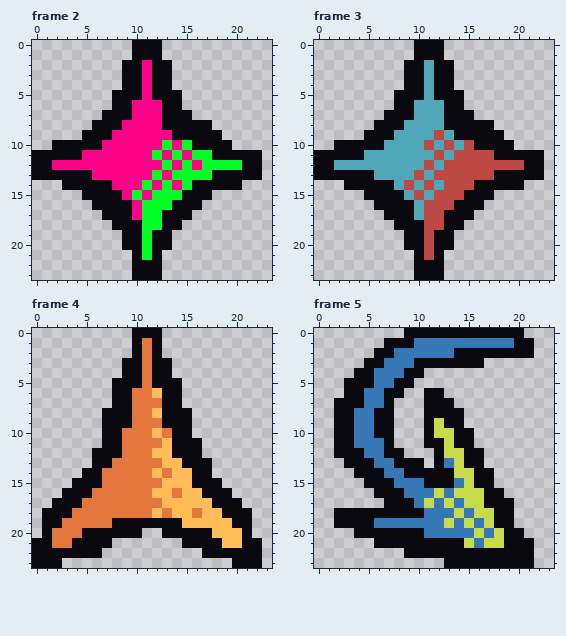
Edited in one commit: pixel-art file (lockdeck/assets/effects/effect template large.aseprite). The picture above is the old version.
24x24 pixels, 13 frames. Shown: frame 2, frame 3, frame 4, frame 5. The commit also changed other frames, which this record leaves out.
Now the later version:
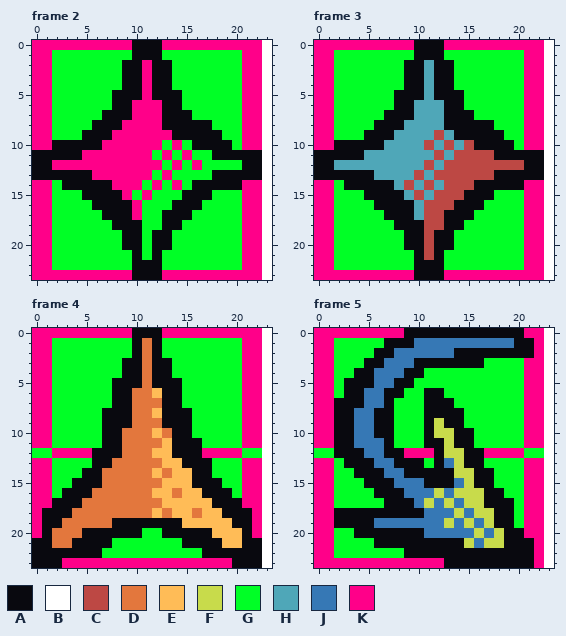
Palette (. is transparent): A #09090f  B #ffffff  C #bd4844  D #e3773d  E #ffbc57  F #c8db4b  G #00ff26  H #4fa7b8  J #3678b5  K #ff0089
From old to new:
layer "size guide" now shown
Frame 2, layer "size guide":
y 0: x 0..9 .......... -> KKKKKKKKKK; x 13..23 ........... -> KKKKKKKKKKB
y 1: x 0..9 .......... -> KKGGGGGGGG; x 13..23 ........... -> GGGGGGGGKKB
y 2..4: x 0..8 ......... -> KKGGGGGGG; x 14..23 .......... -> GGGGGGGKKB
y 5..6: x 0..7 ........ -> KKGGGGGG; x 15..23 ......... -> GGGGGGKKB
y 7: x 0..6 ....... -> KKGGGGG; x 16..23 ........ -> GGGGGKKB
y 8: x 0..5 ...... -> KKGGGG; x 18..23 ...... -> GGGKKB
y 9: x 0..4 ..... -> KKGGG; x 19..23 ..... -> GGKKB
y 10: x 0..1 .. -> KK; x 20..23 .... -> GKKB
y 11..13: x 23 . -> B
y 14: x 0..2 ... -> KKG; x 21..23 ... -> KKB
y 15: x 0..4 ..... -> KKGGG; x 18..23 ...... -> GGGKKB
y 16: x 0..5 ...... -> KKGGGG; x 17..23 ....... -> GGGGKKB
y 17: x 0..6 ....... -> KKGGGGG; x 16..23 ........ -> GGGGGKKB
y 18: x 0..7 ........ -> KKGGGGGG; x 15..23 ......... -> GGGGGGKKB
y 19..20: x 0..8 ......... -> KKGGGGGGG; x 14..23 .......... -> GGGGGGGKKB
y 21..22: x 0..9 .......... -> KKGGGGGGGG; x 13..23 ........... -> GGGGGGGGKKB
y 23: x 0..9 .......... -> KKKKKKKKKK; x 13..23 ........... -> KKKKKKKKKKB
Frame 3, layer "size guide": the same change as frame 2
Frame 4, layer "size guide":
y 0: x 0..9 .......... -> KKKKKKKKKK; x 13..23 ........... -> KKKKKKKKKKB
y 1..2: x 0..9 .......... -> KKGGGGGGGG; x 13..23 ........... -> GGGGGGGGKKB
y 3..4: x 0..8 ......... -> KKGGGGGGG; x 14..23 .......... -> GGGGGGGKKB
y 5..7: x 0..7 ........ -> KKGGGGGG; x 15..23 ......... -> GGGGGGKKB
y 8..10: x 0..6 ....... -> KKGGGGG; x 16..23 ........ -> GGGGGKKB
y 11: x 0..6 ....... -> KKGGGGG; x 17..23 ....... -> GGGGKKB
y 12: x 0..5 ...... -> GGKKKK; x 17..23 ....... -> KKKKGGB
y 13: x 0..5 ...... -> KKGGGG; x 18..23 ...... -> GGGKKB
y 14: x 0..4 ..... -> KKGGG; x 18..23 ...... -> GGGKKB
y 15: x 0..3 .... -> KKGG; x 19..23 ..... -> GGKKB
y 16: x 0..2 ... -> KKG; x 20..23 .... -> GKKB
y 17: x 0..1 .. -> KK; x 21..23 ... -> KKB
y 18..19: x 0 . -> K; x 22..23 .. -> KB
y 20: x 0 . -> K; x 11..12 .. -> GG; x 22..23 .. -> KB
y 21: x 8..14 ....... -> GGGGGGG; x 23 . -> B
y 22: x 7..16 .......... -> GGGGGGGGGG; x 23 . -> B
y 23: x 3..19 ................. -> KKKKKKKKKKKKKKKKK; x 23 . -> B
Frame 5, layer "size guide":
y 0: x 0..8 ......... -> KKKKKKKKK; x 21..23 ... -> KKB
y 1: x 0..6 ....... -> KKGGGGG; x 22..23 .. -> KB
y 2: x 0..5 ...... -> KKGGGG; x 22..23 .. -> KB
y 3: x 0..4 ..... -> KKGGG; x 17..23 ....... -> GGGGKKB
y 4: x 0..3 .... -> KKGG; x 11..23 ............. -> GGGGGGGGGGKKB
y 5: x 0..2 ... -> KKG; x 10..23 .............. -> GGGGGGGGGGGKKB
y 6: x 0..2 ... -> KKG; x 9..10 .. -> GG; x 13..23 ........... -> GGGGGGGGKKB
y 7: x 0..1 .. -> KK; x 8..10 ... -> GGG; x 14..23 .......... -> GGGGGGGKKB
y 8..9: x 0..1 .. -> KK; x 8..10 ... -> GGG; x 15..23 ......... -> GGGGGGKKB
y 10..11: x 0..1 .. -> KK; x 8..10 ... -> GGG; x 16..23 ........ -> GGGGGKKB
y 12: x 0..1 .. -> GG; x 9..11 ... -> KKK; x 17..23 ....... -> KKKKGGB
y 13: x 0..2 ... -> KKG; x 11 . -> G; x 17..23 ....... -> GGGGKKB
y 14: x 0..3 .... -> KKGG; x 18..23 ...... -> GGGKKB
y 15: x 0..4 ..... -> KKGGG; x 18..23 ...... -> GGGKKB
y 16: x 0..5 ...... -> KKGGGG; x 19..23 ..... -> GGKKB
y 17: x 0..6 ....... -> KKGGGGG; x 20..23 .... -> GKKB
y 18..19: x 0..1 .. -> KK; x 20..23 .... -> GKKB
y 20: x 0..3 .... -> KKGG; x 21..23 ... -> KKB
y 21: x 0..5 ...... -> KKGGGG; x 22..23 .. -> KB
y 22: x 0..8 ......... -> KKGGGGGGG; x 22..23 .. -> KB
y 23: x 0..12 ............. -> KKKKKKKKKKKKK; x 22..23 .. -> KB
Boxes around the changes in both pictures, in picture pixels (x1, y1, x2, y2):
added: (32, 40, 272, 280)
added: (314, 40, 554, 280)
added: (32, 328, 272, 568)
added: (314, 328, 554, 568)
